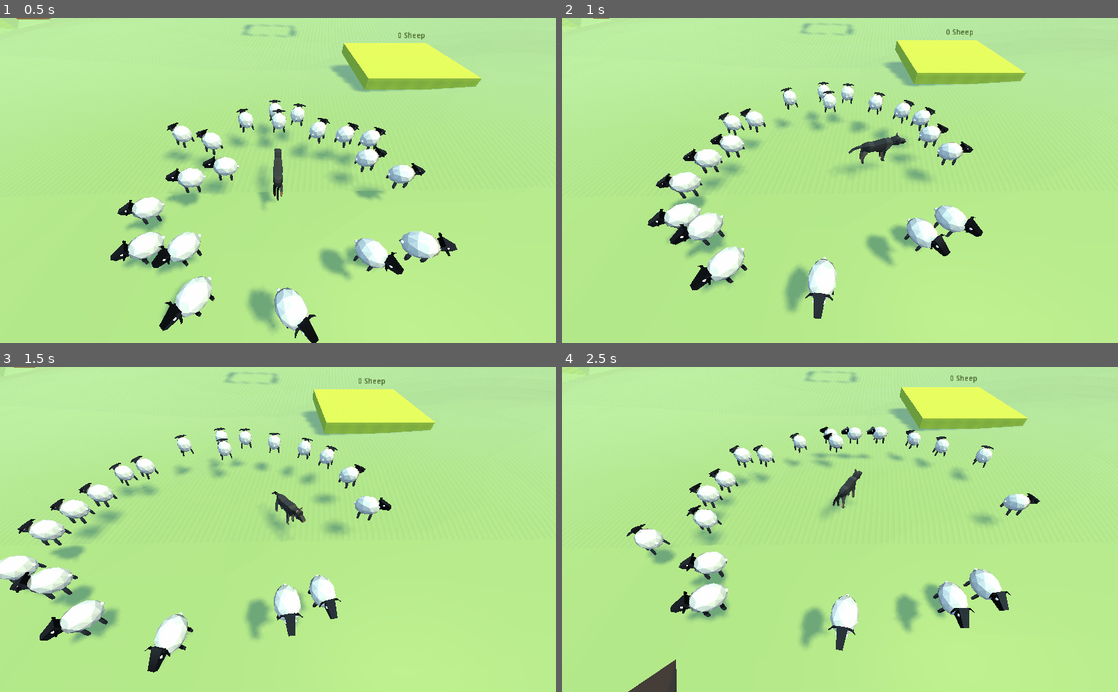
Above: before the commit, frames 1-4 (two rows, left to right).
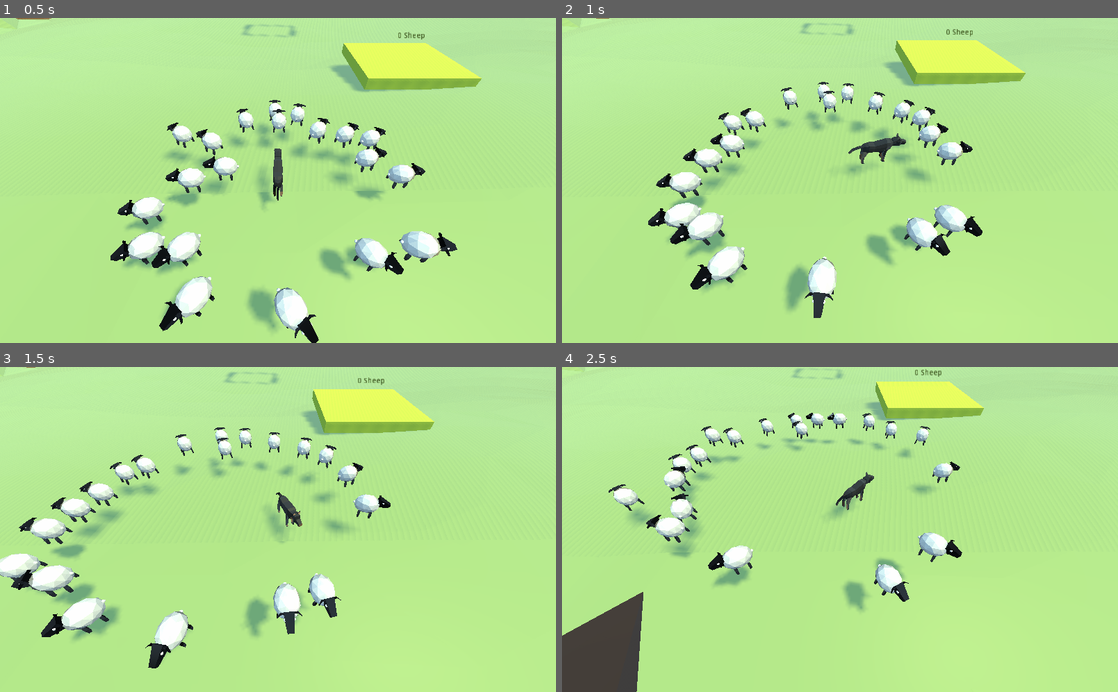
Above: after the commit, the same moments.

Repository: panic-fennecs/ideal-garbanzo
Game: Godot game, scene res://Main.tscn
Same seed, same stepped clock (60 frames per second), same inputs: the game is played once before the commit and once after it.
Inputs (mouse positions are in pixels of both pictures, inside the frame that each line leads up to):
- Up to frame 1 (0.5 s): no input
- Up to frame 2 (1 s): move the mouse to (962, 164) at 0.52 s; click (962, 164) at 0.67 s
- Up to frame 3 (1.5 s): drag from (166, 545) to (250, 594) at 1.27 s
- Up to frame 4 (2.5 s): move the mouse to (895, 458) at 2.02 s; click (895, 458) at 2.17 s

Frame 1 is identical in both runs. In frame 2, 0.6% of the frame differs, in the area x 5-84%, y 0-93%; in frame 3, 3.1%; in frame 4, 19%, in the area x 0-86%, y 0-100%.

Commit message:
move dog on mouse move while clicking

Diff:
--- a/Ground.gd
+++ b/Ground.gd
@@ -1,7 +1,15 @@
 extends Spatial
 
 signal clicked(pos)
+var pressing = false
 
 func _on_StaticBody_input_event(camera, event, click_position, click_normal, shape_idx):
-	if event is InputEventMouseButton and event.pressed and event.button_index == BUTTON_LEFT:
+	if event is InputEventMouseButton:
+		if event.button_index == BUTTON_LEFT:
+			if event.pressed:
+				pressing = true
+				emit_signal("clicked", click_position)
+			else:
+				pressing = false
+	if pressing and event is InputEventMouseMotion:
 		emit_signal("clicked", click_position)
